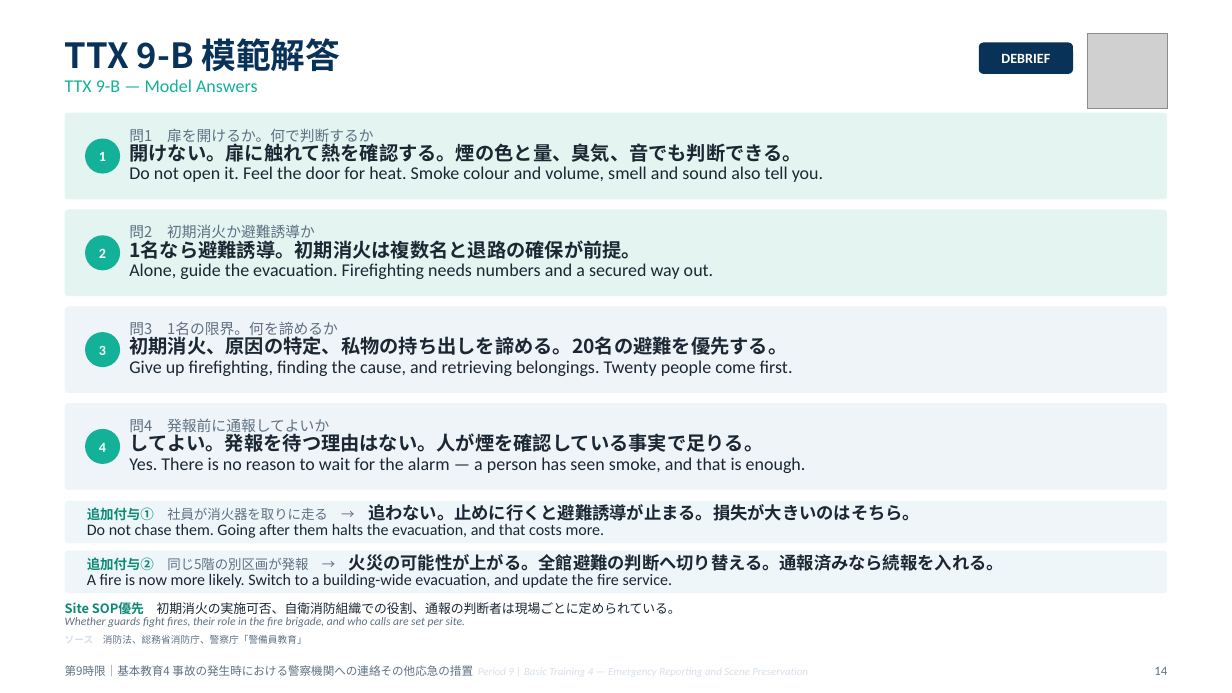
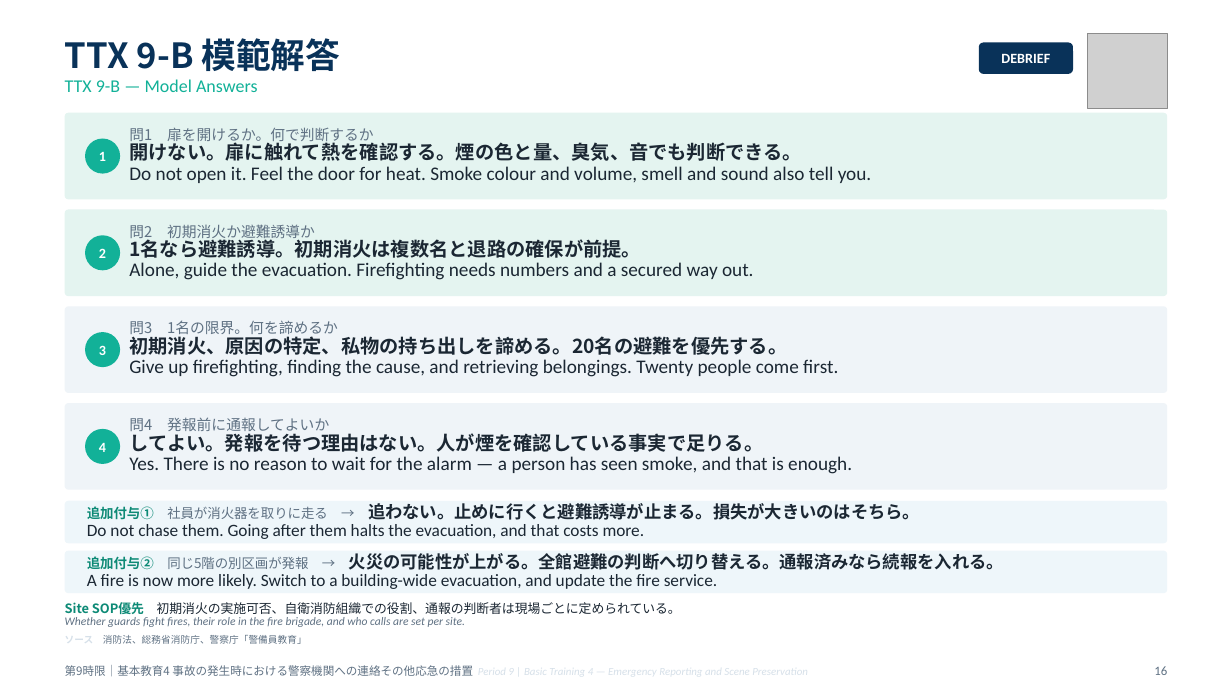
Before and after one commit to hrsmhiroshi-cpu/Training-, a slide deck: slide 16 of decks/05_9限_通報と現場保存.pptx (slide 14 before the commit). Drawn at 1232x693 pixels with LibreOffice and Linux fonts; fonts in the diff are those of the drawing; grey boxes stand for pictures. Boxes give left, top, right and bottom in pixels: in the first picture for what was removed or moved away, otherwise in the second. Text is boxed around its words. In the diff, an @@ line names an element or a change of style, - is before the commit and + after.

```diff
--- a/decks/05_9限_通報と現場保存.pptx
+++ b/decks/05_9限_通報と現場保存.pptx
@@ text at bbox=[129, 166, 872, 183]: size 14 to 15 pt in "Do not open it. Feel the door ..." @@
@@ text at bbox=[129, 262, 754, 280]: size 14 to 15 pt in "Alone, guide the evacuation. Firefighting needs numbers ..." @@
@@ text at bbox=[129, 359, 838, 377]: size 14 to 15 pt in "Give up firefighting, finding the cause, and ..." @@
@@ text at bbox=[129, 456, 852, 474]: size 14 to 15 pt in "Yes. There is no reason to wait ..." @@
@@ text at bbox=[87, 524, 645, 539]: size 12.5 to 13.5 pt in "Do not chase them. Going after them ..." @@
@@ text at bbox=[87, 574, 717, 589]: size 12.5 to 13.5 pt in "A fire is now more likely. Switch ..." @@
@@ text at bbox=[1154, 666, 1167, 675]: text changed @@
-14
+16
```
Also in this commit, not shown: 12 other slides changed, 2 slides added, 17 other files.
